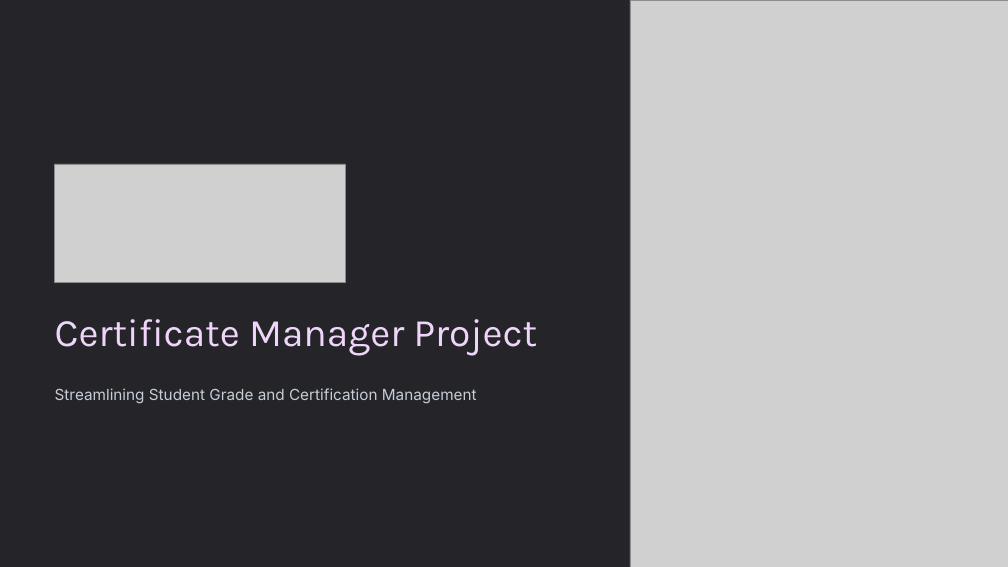
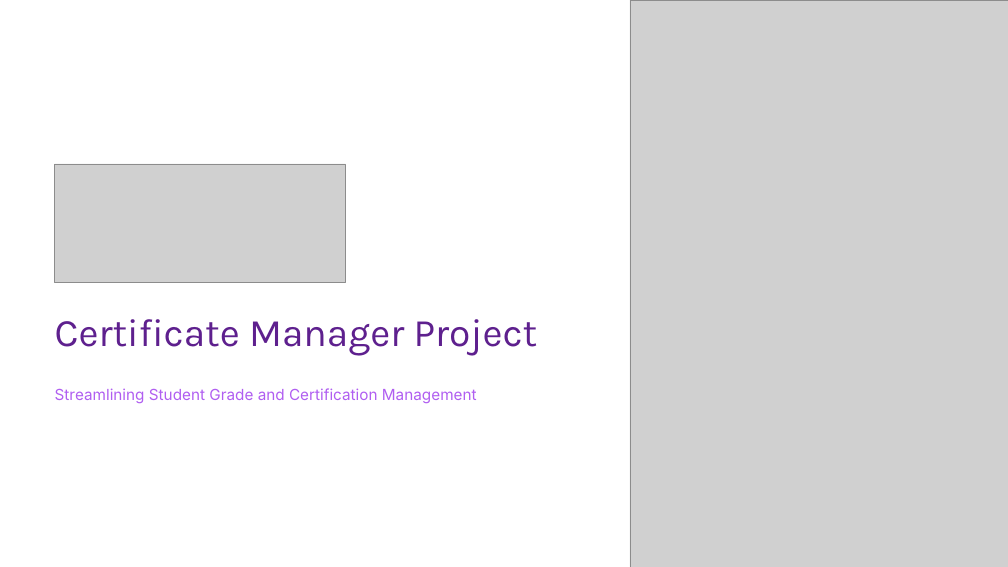
Before and after one commit to Zughayyar/JavaProject-Certificate-Manager, a slide deck: slide 1 of Presentation/Certificate-Manager-Project.pptx. Drawn at 1008x567 pixels with LibreOffice and Linux fonts; fonts in the diff are those of the drawing; grey boxes stand for pictures; background and template pictures are left out. Boxes give left, top, right and bottom in pixels: in the first picture for what was removed or moved away, otherwise in the second. Text is boxed around its words. In the diff, an @@ line names an element or a change of style, - is before the commit and + after.

```diff
--- a/Presentation/Certificate-Manager-Project.pptx
+++ b/Presentation/Certificate-Manager-Project.pptx
@@ rectangle at [0,0,1008,567]: fill #242429 to #FFFFFF @@
@@ text "Certificate Manager Project" at [55,319,538,356]: text colour #EFD5FA to #5E208E @@
@@ text "Streamlining Student Grade and Certification ..." at [55,388,477,404]: text colour #C7CDD6 to #B05EF1 @@
```
Also in this commit, not shown: 5 other slides changed, 4 slides added, 4 slides removed, 1 other file.
